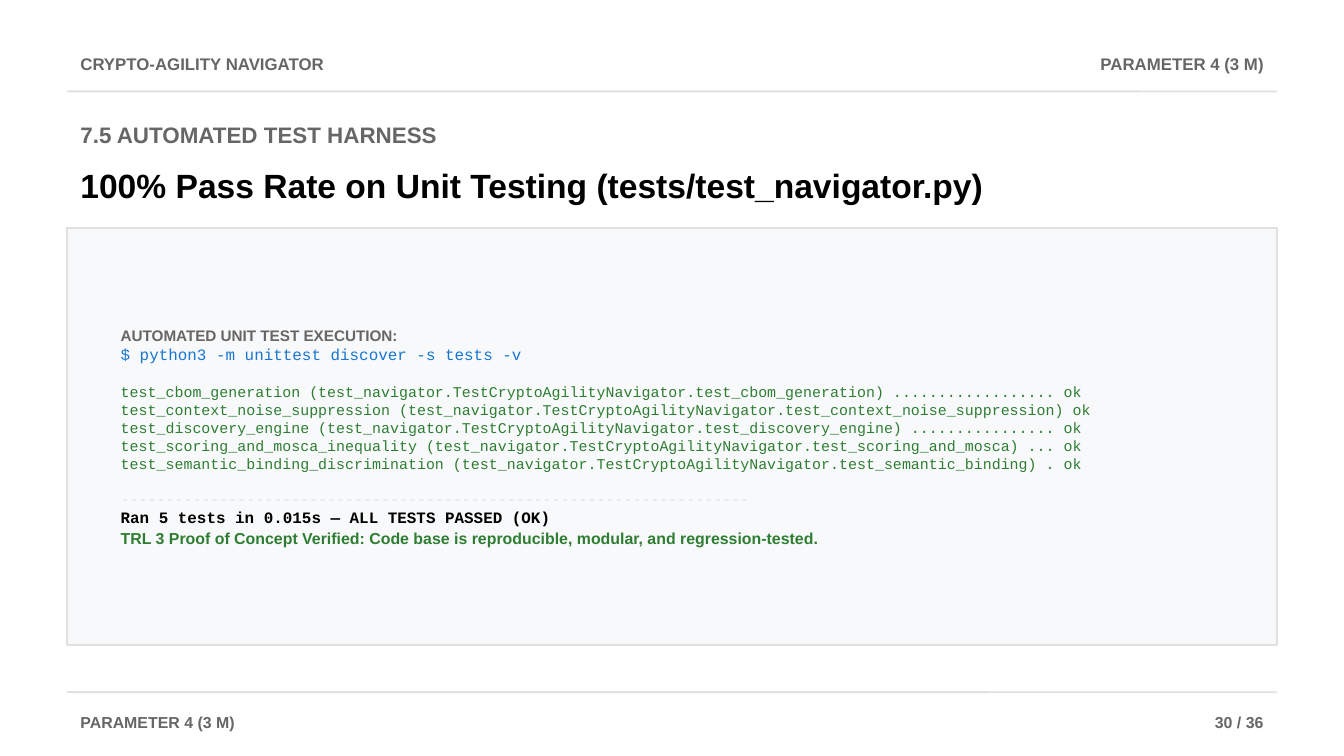
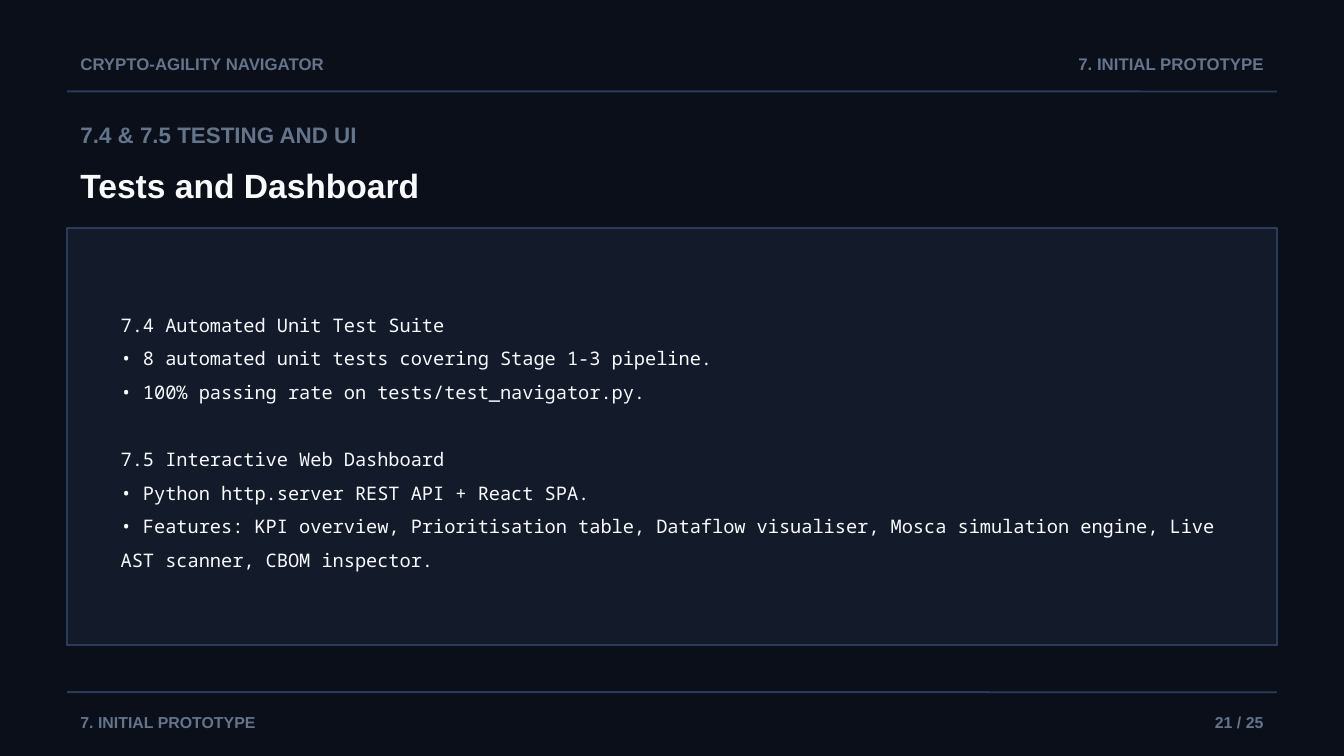
Before and after one commit to AviDhandhania/IDP-Project, a slide deck: slide 21 of docs/presentations/Crypto-Agility_Navigator_Review2.pptx (slide 30 before the commit). Drawn at 1344x756 pixels with LibreOffice and Linux fonts; fonts in the diff are those of the drawing. Boxes give left, top, right and bottom in pixels: in the first picture for what was removed or moved away, otherwise in the second. Text is boxed around its words. In the diff, an @@ line names an element or a change of style, - is before the commit and + after.

```diff
--- a/docs/presentations/Crypto-Agility_Navigator_Review2.pptx
+++ b/docs/presentations/Crypto-Agility_Navigator_Review2.pptx
@@ background #FFFFFF to #0B0F19 @@
@@ text "CRYPTO-AGILITY NAVIGATOR" at (80, 58, 324, 70): text colour #666666 to #64748B @@
@@ text at (1078, 58, 1263, 70): text changed; text colour #666666 to #64748B @@
-PARAMETER 4 (3 M)
+7. INITIAL PROTOTYPE
@@ line (67, 91) - (1277, 91): stroke #E0E0E0 1 pt to #2A3B5C 1 pt @@
@@ text at (80, 127, 356, 143): text changed; text colour #666666 to #64748B @@
-7.5 AUTOMATED TEST HARNESS
+7.4 & 7.5 TESTING AND UI
@@ text at (80, 173, 419, 199): text changed; text colour #000000 to #F8FAFC @@
-100% Pass Rate on Unit Testing (tests/test_navigator.py)
+Tests and Dashboard
@@ rectangle at (67, 228, 1277, 645): fill #F8F9FA to #131B2B; outline #E0E0E0 1 pt to #2A3B5C 1 pt @@
@@ text at (121, 317, 1215, 572): text changed; size 8 to 10 pt; font Courier New to Noto Sans Mono; text colour #2E7D32 to #F8FAFC @@
-AUTOMATED UNIT TEST EXECUTION:
-$ python3 -m unittest discover -s tests -v
-test_cbom_generation (test_navigator.TestCryptoAgilityNavigator.test_cbom_generation) .................. ok
-test_context_noise_suppression (test_navigator.TestCryptoAgilityNavigator.test_context_noise_suppression) ok
-test_discovery_engine (test_navigator.TestCryptoAgilityNavigator.test_discovery_engine) ................ ok
-test_scoring_and_mosca_inequality (test_navigator.TestCryptoAgilityNavigator.test_scoring_and_mosca) ... ok
-test_semantic_binding_discrimination (test_navigator.TestCryptoAgilityNavigator.test_semantic_binding) . ok
-----------------------------------------------------------------------
-Ran 5 tests in 0.015s — ALL TESTS PASSED (OK)
-TRL 3 Proof of Concept Verified: Code base is reproducible, modular, and regression-tested.
+7.4 Automated Unit Test Suite
+• 8 automated unit tests covering Stage 1-3 pipeline.
+• 100% passing rate on tests/test_navigator.py.
+7.5 Interactive Web Dashboard
+• Python http.server REST API + React SPA.
+• Features: KPI overview, Prioritisation table, Dataflow visualiser, Mosca simulation engine, Live AST scanner, CBOM inspector.
@@ line (67, 692) - (1277, 692): stroke #E0E0E0 1 pt to #2A3B5C 1 pt @@
@@ text at (80, 717, 256, 728): text changed; text colour #666666 to #64748B @@
-PARAMETER 4 (3 M)
+7. INITIAL PROTOTYPE
@@ text at (1215, 717, 1264, 728): text changed; text colour #666666 to #64748B @@
-30 / 36
+21 / 25
```
Also in this commit, not shown: 9 other slides changed, 15 slides added, 27 slides removed, 2 other files.
